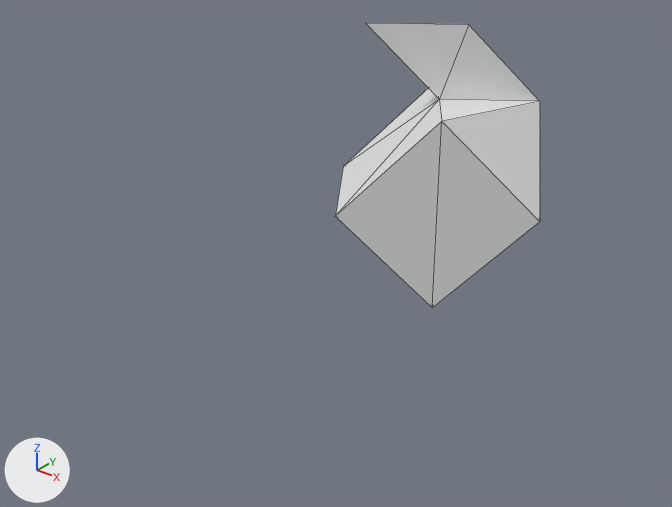
The Blender file js/geometry.blend as it was, and as the next commit left it.
Rendered twice from a 50 mm camera at (6.9, -10.97, 5.22) aimed at (0.14, -2.52, -0.02). Lighting does not change. The marker at lower left points along +X, +Y and +Z. Mesh edges are drawn as thin lines.

Before the edit, the objects in view are built like this:
```python
me_cube = bpy.data.meshes.new('Cube')
me_cube.from_pydata(...)  # 12 vertices, 11 faces; spans x -1.0..2.0, y -1.0..1.0, z -1.0..2.5
me_cube.materials.append(mat_material)  # white #e7e7e7
ob_cube = bpy.data.objects.new('Cube', me_cube)
ob_cube.location = (0.0, 0.0, 0.0)
ob_cube.rotation_euler = (0.0, -0.785, 0.611)  # degrees (0, -45, 35)
_m = ob_cube.modifiers.new('Triangulate', 'TRIANGULATE')
```
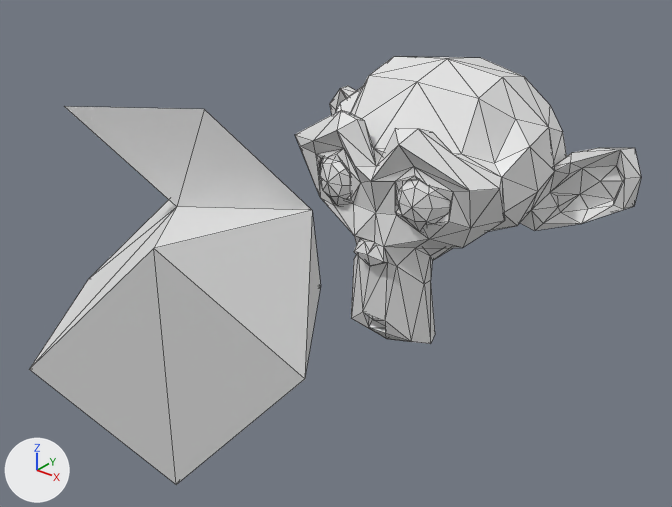
Commit message: New test geometry + clipping plane adjusted

Where the change shows, as pixel boxes [x1, y1, x2, y2] in the pictures (672 x 507 px):
'Cube', moved: before [335, 23, 540, 308]; after [29, 106, 321, 485]
'Suzanne', added: after [295, 57, 641, 344]

What changed in the scene script:
```text
Add me_suzanne:
    me_suzanne.from_pydata(...)  # 507 vertices, 500 faces; spans x -2.73..2.73, y -1.7..1.7, z -1.97..1.97
Change ob_cube:
    ob_cube.location: (0.0, 0.0, 0.0) -> (0.0, -5.0, 0.0)
Add ob_suzanne:
    ob_suzanne = bpy.data.objects.new('Suzanne', me_suzanne)
    ob_suzanne.location = (0.0, 0.0, 0.0)
    _m = ob_suzanne.modifiers.new('Decimate', 'DECIMATE')
    _m.ratio = 0.5
    _m.use_collapse_triangulate = True
```
